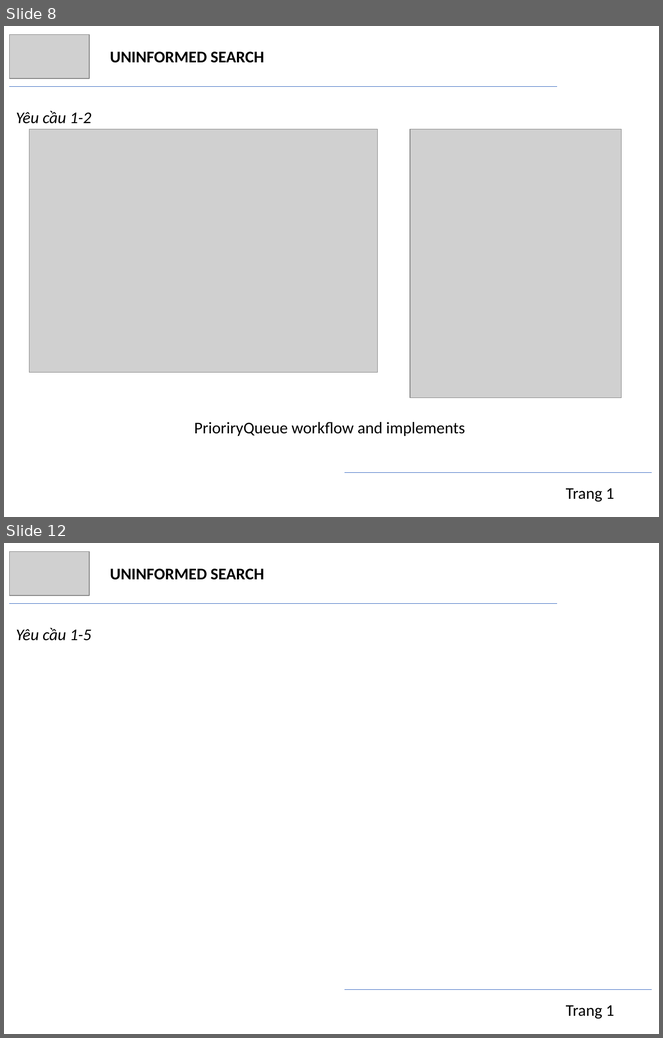
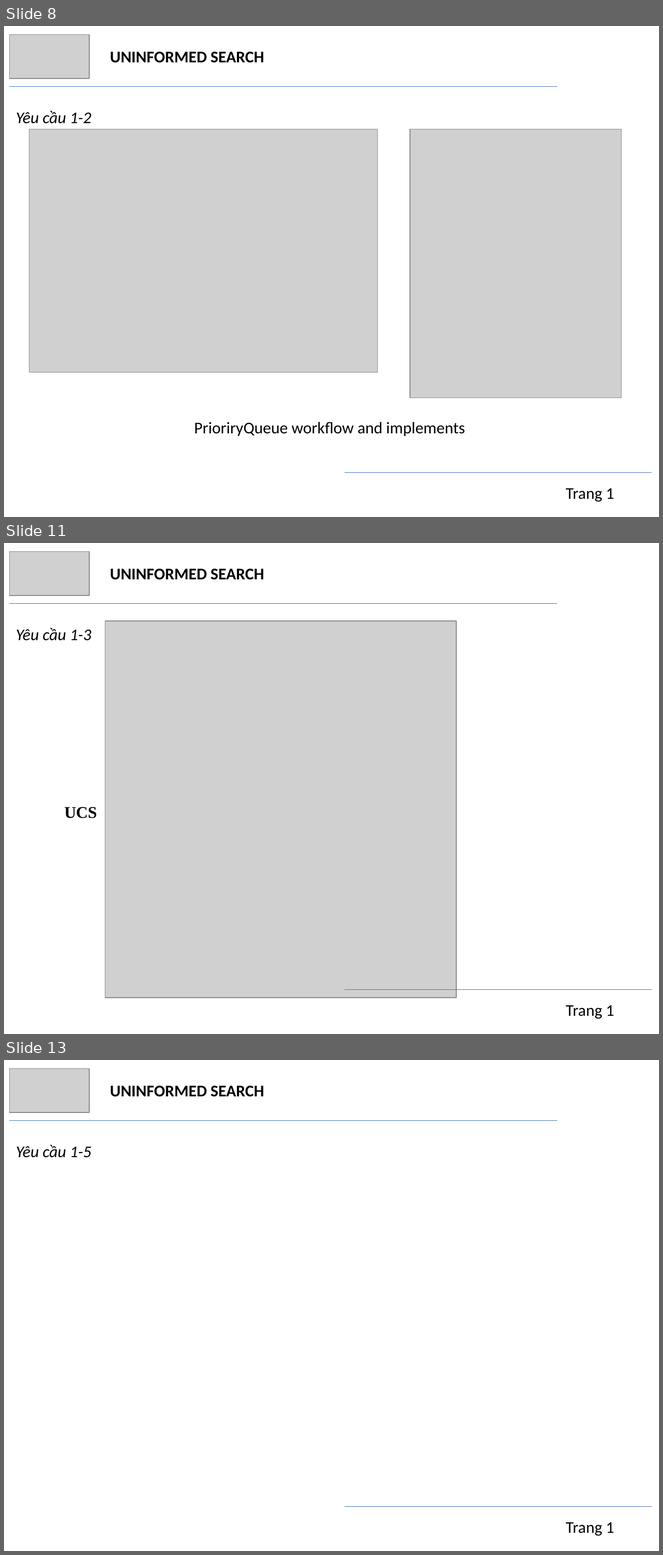
Before and after one commit to trngbro/AI, a slide deck: present/presentation.pptx. Shown one above the other, each under a label of ours: slides 8 and 12 before the commit, slides 8, 11 and 13 after it; the slides between them are not shown. The pictures are 663x1038 and 663x1555 pixels, drawn with LibreOffice and Linux fonts; fonts in the diff are those of the drawing; grey boxes stand for pictures. Boxes give left, top, right and bottom in pixels: in the first picture for what was removed or moved away, otherwise in the second. Text is boxed around its words. In the diff, an @@ line names an element or a change of style, - is before the commit and + after.

```diff
--- a/present/presentation.pptx
+++ b/present/presentation.pptx
@@ slide 11 added at (4, 543, 659, 1034), background #FFFFFF @@
@@ picture added at (9, 551, 89, 596) @@
@@ text added at (110, 568, 264, 580), 18 pt, text #000000, bold @@
+UNINFORMED SEARCH
@@ line added from (9, 604) to (558, 604), #4472C4 0.5 pt @@
@@ text added at (16, 628, 92, 641), 18 pt, text #000000, italic @@
+Yêu cầu 1-3
@@ picture added at (105, 621, 456, 997) @@
@@ text added at (64, 807, 97, 819), 18 pt, text #000000, bold @@
+UCS
@@ line added from (345, 990) to (652, 990), #4472C4 0.5 pt @@
@@ text added at (566, 1005, 614, 1019), 18 pt, text #000000 @@
+Trang 1
@@ what was slide 12 is now slide 13 @@
```
Also in this commit, not shown: 12 slides changed, 1 other file.
